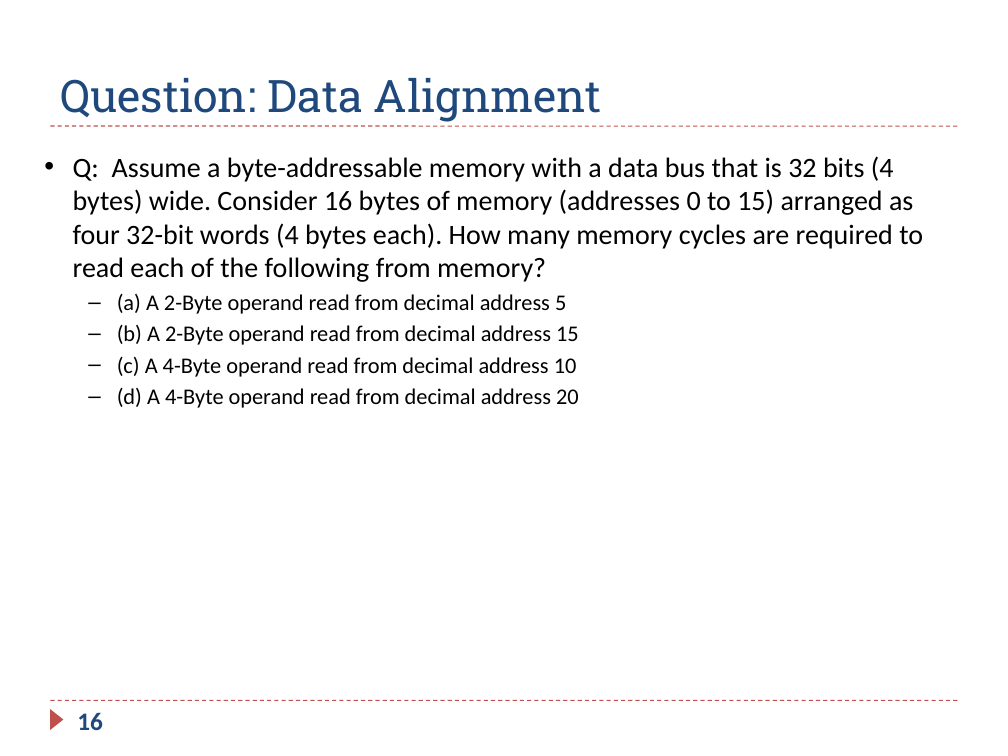
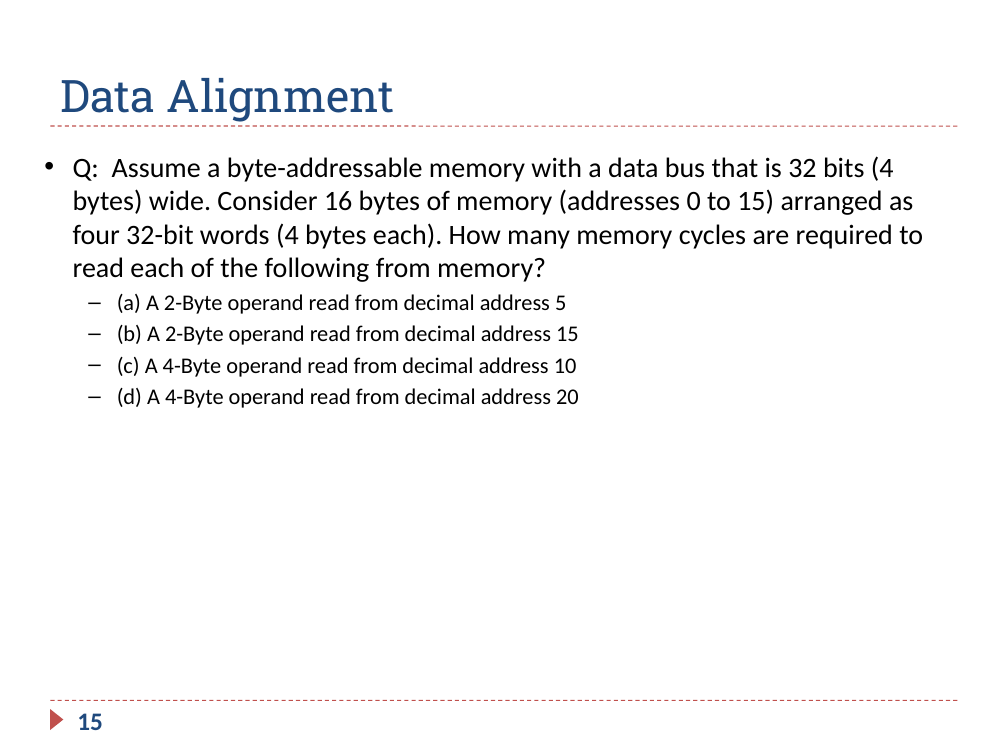
Before and after one commit to guhofstra/CSC111Fa25, a slide deck: slide 15 of PPTs/Ch5_ARM_Load_Store_Exercises_ANS.pptx (slide 16 before the commit). Drawn at 1008x756 pixels with LibreOffice and Linux fonts; fonts in the diff are those of the drawing. Boxes give left, top, right and bottom in pixels: in the first picture for what was removed or moved away, otherwise in the second. Text is boxed around its words. In the diff, an @@ line names an element or a change of style, - is before the commit and + after.

```diff
--- a/PPTs/Ch5_ARM_Load_Store_Exercises_ANS.pptx
+++ b/PPTs/Ch5_ARM_Load_Store_Exercises_ANS.pptx
@@ title at (60,78,395,122): text changed @@
-Question: Data Alignment
+Data Alignment
@@ page number at (77,713,103,730): text changed @@
-16
+15
```
Also in this commit, not shown: 22 other slides changed, 3 slides added, 1 slide removed, 3 other files.
